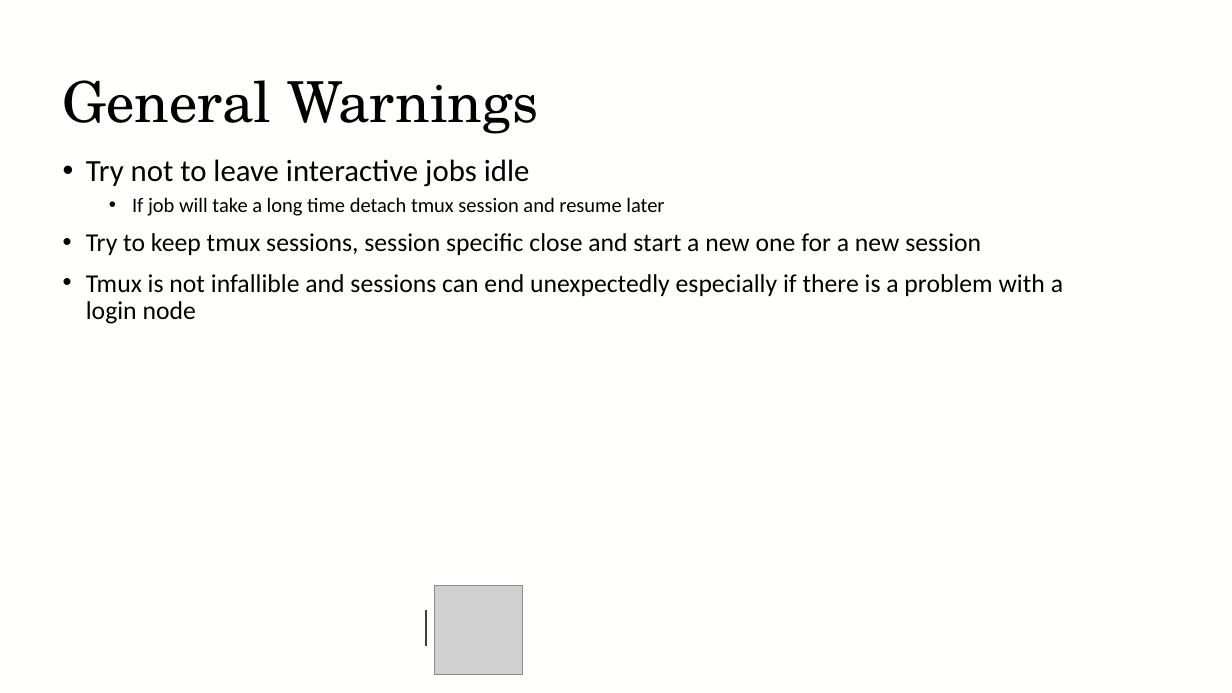
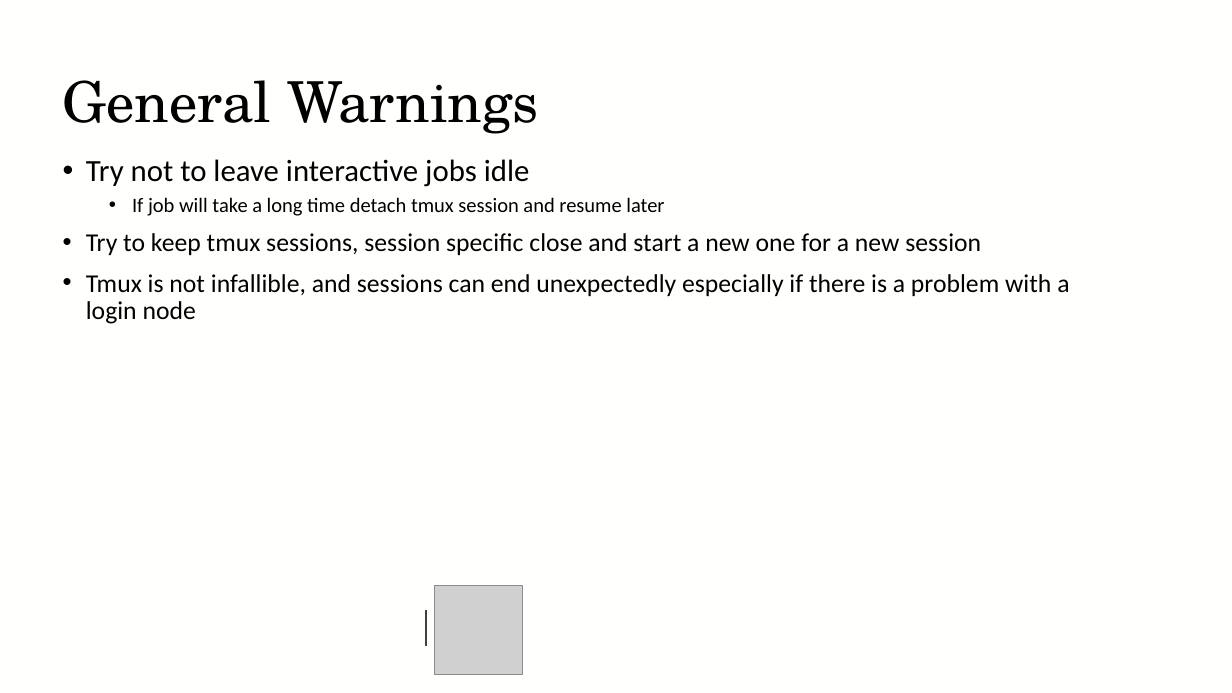
Before and after one commit to baskerville-hpc/2025-01-16-RFI-DLS-training, a slide deck: slide 12 of Interactive_jobs/Baskerville-Interactive-jobs.pptx (slide 8 before the commit). Drawn at 1232x693 pixels with LibreOffice and Linux fonts; fonts in the diff are those of the drawing; grey boxes stand for pictures; background and template pictures are left out. Boxes give left, top, right and bottom in pixels: in the first picture for what was removed or moved away, otherwise in the second. Text is boxed around its words. In the diff, an @@ line names an element or a change of style, - is before the commit and + after.

Commit message:
Update pptx

```diff
--- a/Interactive_jobs/Baskerville-Interactive-jobs.pptx
+++ b/Interactive_jobs/Baskerville-Interactive-jobs.pptx
@@ text at (x1=86, y1=274, x2=1069, y2=324): text changed @@
-• Tmux is not infallible and sessions can end unexpectedly especially if there is a problem with a login node
+• Tmux is not infallible, and sessions can end unexpectedly especially if there is a problem with a login node
```
Also in this commit, not shown: 4 other slides changed, 19 slides added.
